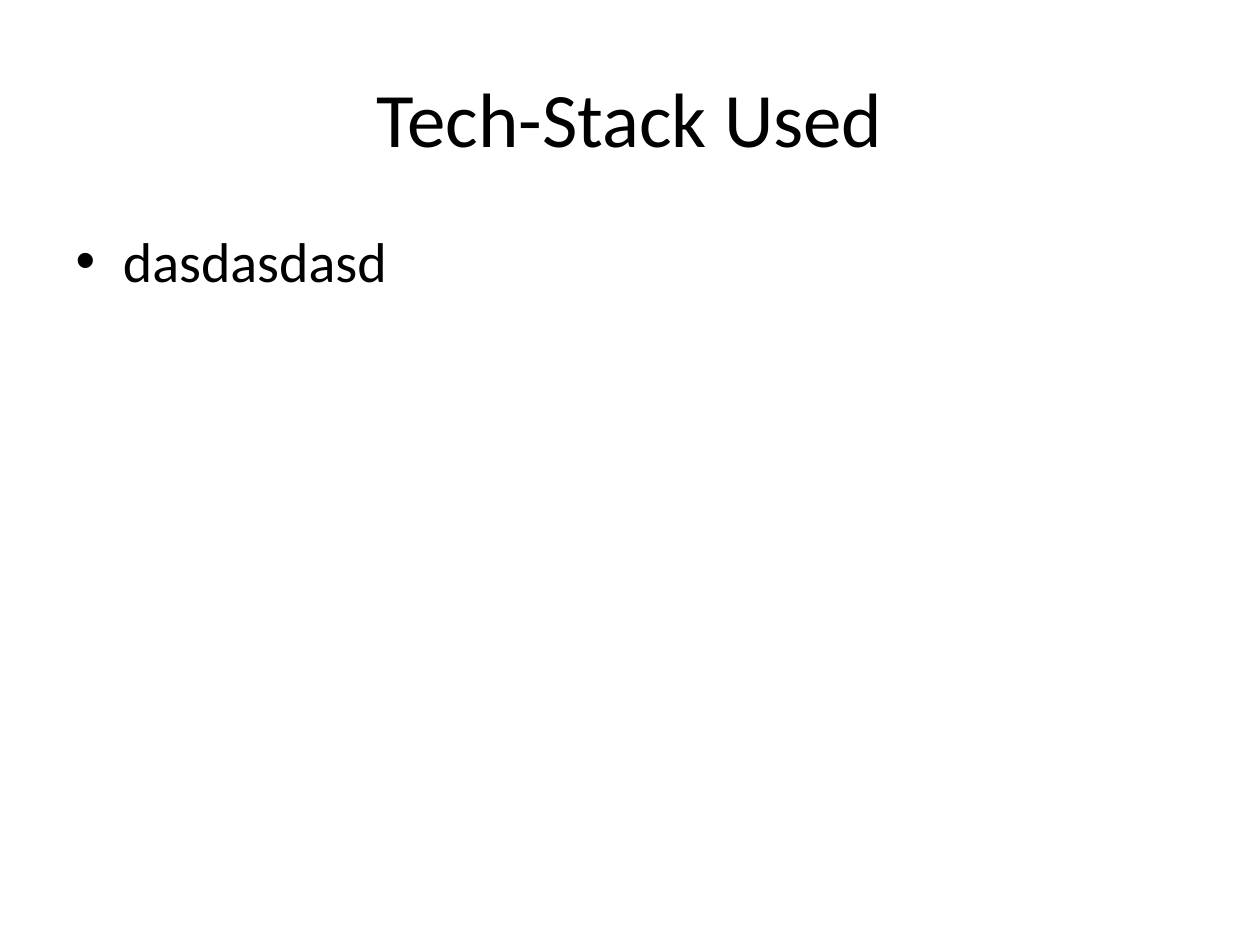
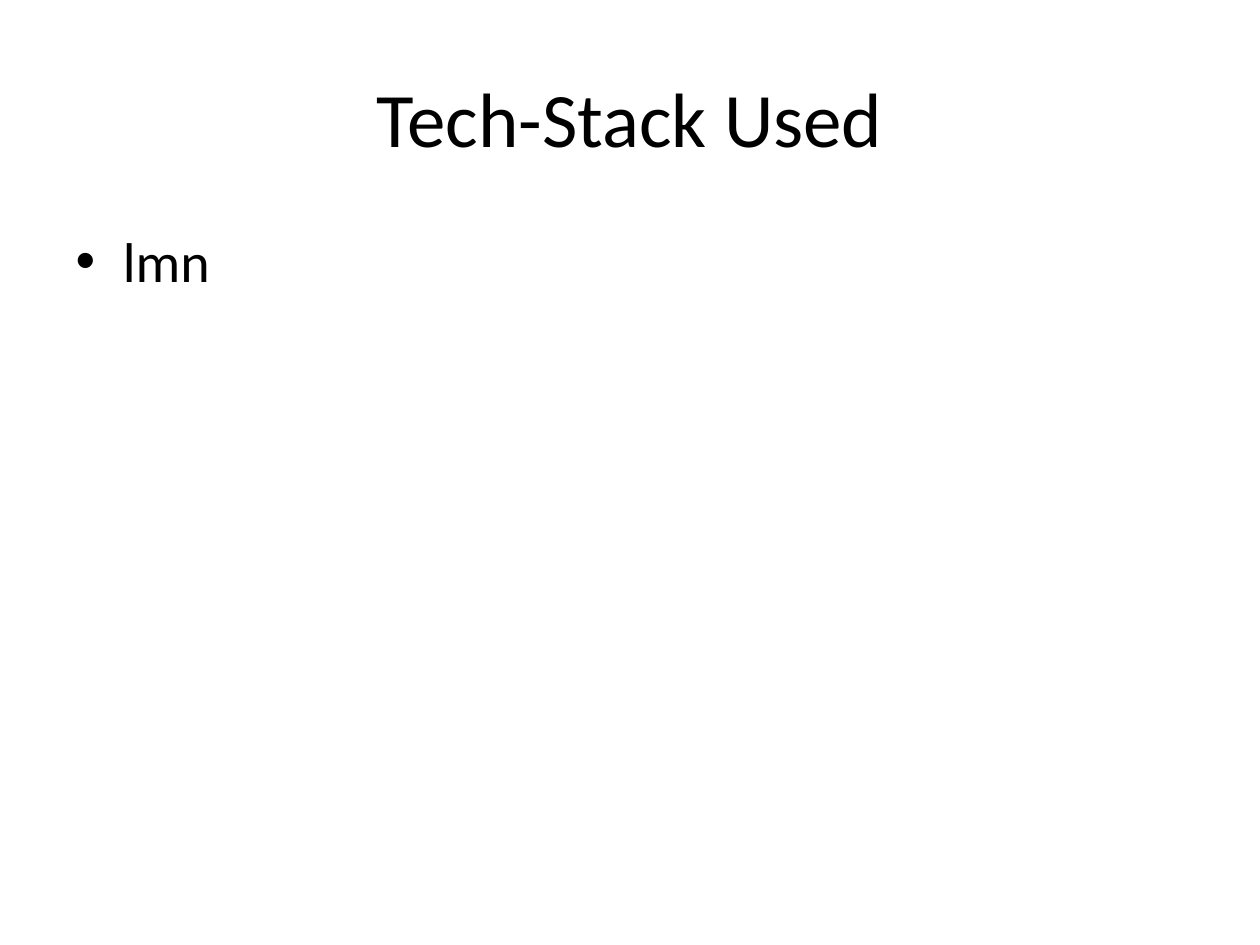
Before and after one commit to Chikitsa/PPT-Maker, a slide deck: slide 5 of sahil.pptx. Drawn at 1260x945 pixels with LibreOffice and Linux fonts; fonts in the diff are those of the drawing. Boxes give left, top, right and bottom in pixels: in the first picture for what was removed or moved away, otherwise in the second. Text is boxed around its words. In the diff, an @@ line names an element or a change of style, - is before the commit and + after.

```diff
--- a/sahil.pptx
+++ b/sahil.pptx
@@ text at (123,243,210,282): text changed @@
-• dasdasdasd
+• lmn
```
Also in this commit, not shown: 3 other slides changed, 2 slides added, 1 slide removed, 13 other files.
